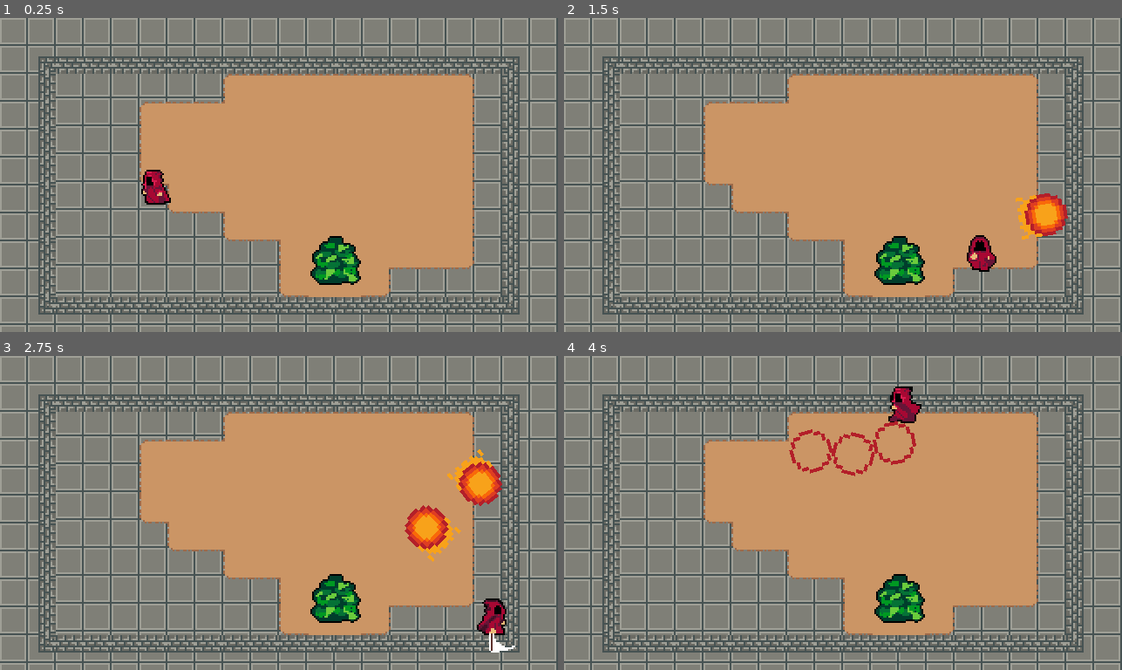
Above: before the commit, frames 1-4 (two rows, left to right).
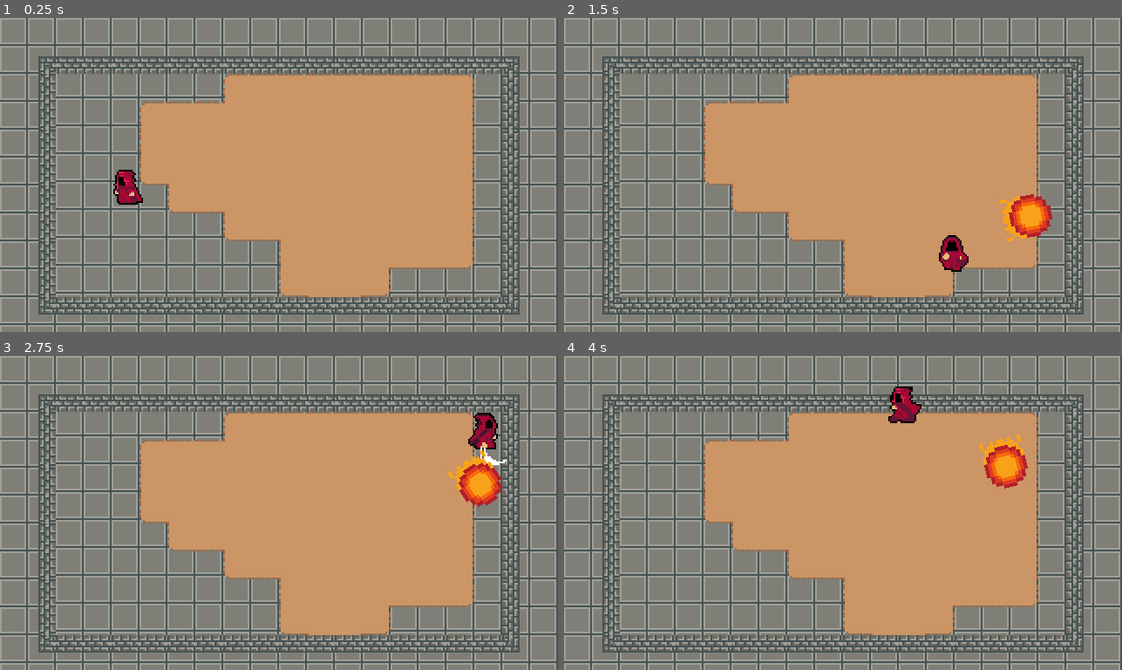
Above: after the commit, the same moments.

Repository: JosephLund/WizardRPG
Game: Godot game, scene res://World.tscn
The game is run twice, just before and just after one commit, with the same random seed, the same clock (stepped at 60 frames per second) and the same inputs.
Inputs (mouse positions are in pixels of both pictures, inside the frame that each line leads up to):
- Up to frame 1 (0.25 s): no input
- Up to frame 2 (1.5 s): tap Enter at 0.5 s; move the mouse to (965, 159) at 0.52 s; hold Right (ui_right) 0.53-1.28 s; hold 1 (ui_spell_modifier_1, bound only after the commit) 0.53-1.28 s; click (965, 159) at 0.6 s; move the mouse to (731, 190) at 1.27 s; hold Down (ui_down) from 1.28 s (still down); tap 1 (ui_spell_modifier_1, bound only after the commit) at 1.35 s
- Up to frame 3 (2.75 s): tap Shift (ui_spell_modifier_2, bound only after the commit) at 1.55 s; move the mouse to (334, 443) at 2.02 s; release Down (ui_down) at 2.03 s; hold Right (ui_right) from 2.03 s (still down); hold Shift (ui_spell_modifier_2, bound only after the commit) from 2.03 s (still down); click (334, 443) at 2.3 s
- Up to frame 4 (4 s): move the mouse to (815, 575) at 2.77 s; release Right (ui_right) at 2.78 s; release Shift (ui_spell_modifier_2, bound only after the commit) at 2.78 s; hold Up (ui_up) 2.78-3.53 s; click (815, 575) at 2.85 s; tap 1 (ui_spell_modifier_1, bound only after the commit) at 3.05 s; move the mouse to (1010, 560) at 3.52 s; hold Left (ui_left) from 3.53 s (still down); hold 1 (ui_spell_modifier_1, bound only after the commit) from 3.53 s (still down); tap Shift (ui_spell_modifier_2, bound only after the commit) at 3.8 s

The runs differ from the first frame. In frame 1, 2.0% of the frame differs, in the area x 20-65%, y 48-85%; in frame 2, 3.2%; in frame 3, 3.4%, in the area x 55-93%, y 18-95%; in frame 4, 2.7%.

Commit message:
added spell modifier buttons and teleport spell

Diff:
--- a/Player/Player.gd
+++ b/Player/Player.gd
@@ -76,7 +76,15 @@
 	if Input.is_action_just_pressed("ui_fire"):
 		animationState.travel("Attack")
 		state = ATTACK
-		shoot_fireball()
+		if Input.is_action_pressed("ui_spell_modifier_1"):
+			shoot_fireball()
+		if Input.is_action_pressed("ui_spell_modifier_2"):
+			teleport_player()
+
+
+
+
+
 	velocity = move_and_slide(velocity)
 
 func attack_animation_finished():
@@ -92,3 +100,6 @@
 	fireball.rotation = fireball_rotation
 	world.add_child(fireball)
 	fireball.apply_impulse(Vector2(), ( get_global_mouse_position() - global_position ) * SHOOT_SPEED)
+
+func teleport_player():
+	self.global_position = get_global_mouse_position()
--- a/World.tscn
+++ b/World.tscn
@@ -1,7 +1,6 @@
-[gd_scene load_steps=106 format=2]
+[gd_scene load_steps=105 format=2]
 
 [ext_resource path="res://Player/Player.tscn" type="PackedScene" id=1]
-[ext_resource path="res://World/Bush.tscn" type="PackedScene" id=2]
 [ext_resource path="res://World/GrassBackground.png" type="Texture" id=3]
 [ext_resource path="res://World/DirtTileset.png" type="Texture" id=4]
 [ext_resource path="res://World/CliffTileset.png" type="Texture" id=5]
@@ -976,9 +975,6 @@
 [node name="YSort" type="YSort" parent="."]
 
 [node name="Player" parent="YSort" instance=ExtResource( 1 )]
-position = Vector2( 88, 104 )
+position = Vector2( 72, 104 )
 
 [node name="Bushes" type="YSort" parent="YSort"]
-
-[node name="Bush2" parent="YSort/Bushes" instance=ExtResource( 2 )]
-position = Vector2( 192, 144 )
--- a/project.godot
+++ b/project.godot
@@ -86,6 +86,16 @@
 "events": [ Object(InputEventMouseButton,"resource_local_to_scene":false,"resource_name":"","device":0,"alt":false,"shi …(212 unchanged characters)…
  ]
 }
+ui_spell_modifier_1={
+"deadzone": 0.5,
+"events": [ Object(InputEventKey,"resource_local_to_scene":false,"resource_name":"","device":0,"alt":false,"shift":false,"control":false,"meta":false,"command":false,"pressed":false,"scancode":49,"unicode":0,"echo":false,"script":null)
+ ]
+}
+ui_spell_modifier_2={
+"deadzone": 0.5,
+"events": [ Object(InputEventKey,"resource_local_to_scene":false,"resource_name":"","device":0,"alt":false,"shift":false,"control":false,"meta":false,"command":false,"pressed":false,"scancode":16777237,"unicode":0,"echo":false,"script":null)
+ ]
+}
 
 [rendering]
 
